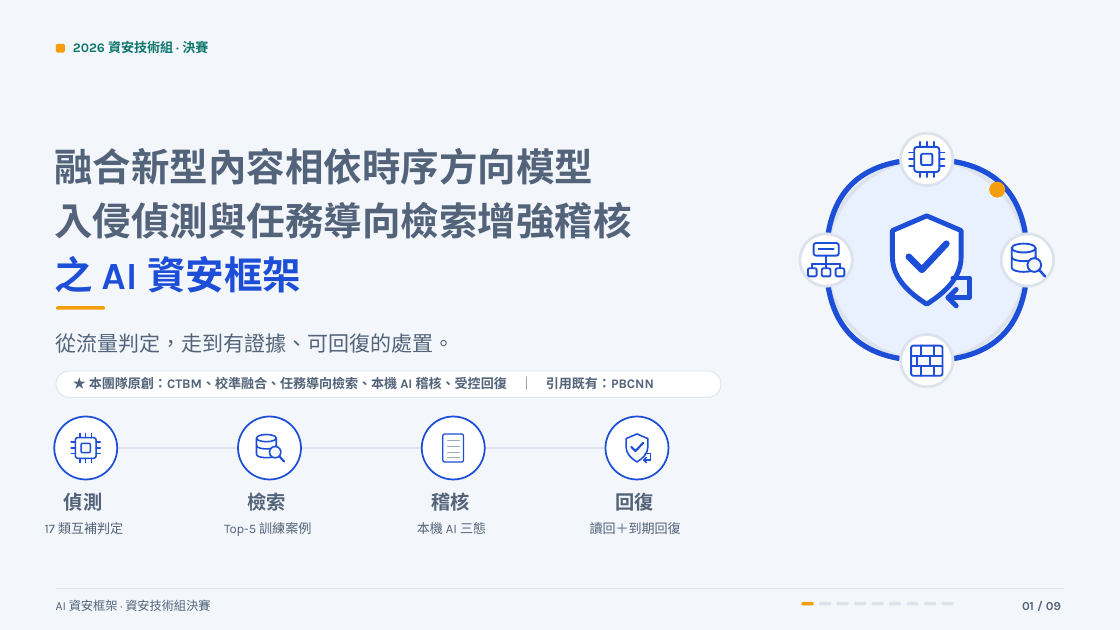
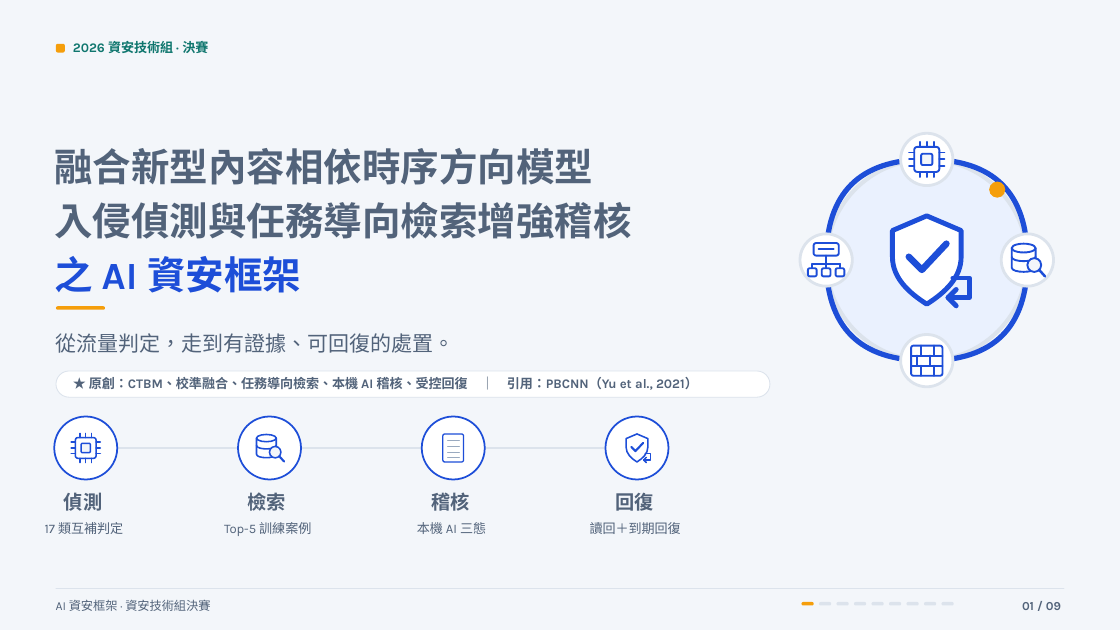
Before and after one commit to Lily09-project/innoserve-competition, a slide deck: slide 1 of deliverables/決賽簡報_AI資安框架.pptx. Drawn at 1120x630 pixels with LibreOffice and Linux fonts; fonts in the diff are those of the drawing. Boxes give left, top, right and bottom in pixels: in the first picture for what was removed or moved away, otherwise in the second. Text is boxed around its words. In the diff, an @@ line names an element or a change of style, - is before the commit and + after.

```diff
--- a/deliverables/決賽簡報_AI資安框架.pptx
+++ b/deliverables/決賽簡報_AI資安框架.pptx
@@ rounded rectangle: place and size @@
-rounded rectangle at <box>56,371,722,397</box>
+rounded rectangle at <box>56,371,770,397</box>
@@ text at <box>89,377,698,390</box>: text changed @@
-★ 本團隊原創：CTBM、校準融合、任務導向檢索、本機 AI 稽核、受控回復 ｜ 引用既有：PBCNN
+★ 原創：CTBM、校準融合、任務導向檢索、本機 AI 稽核、受控回復 ｜ 引用：PBCNN（Yu et al., 2021）
```
Also in this commit, not shown: 1 other slide changed, 15 other files.
